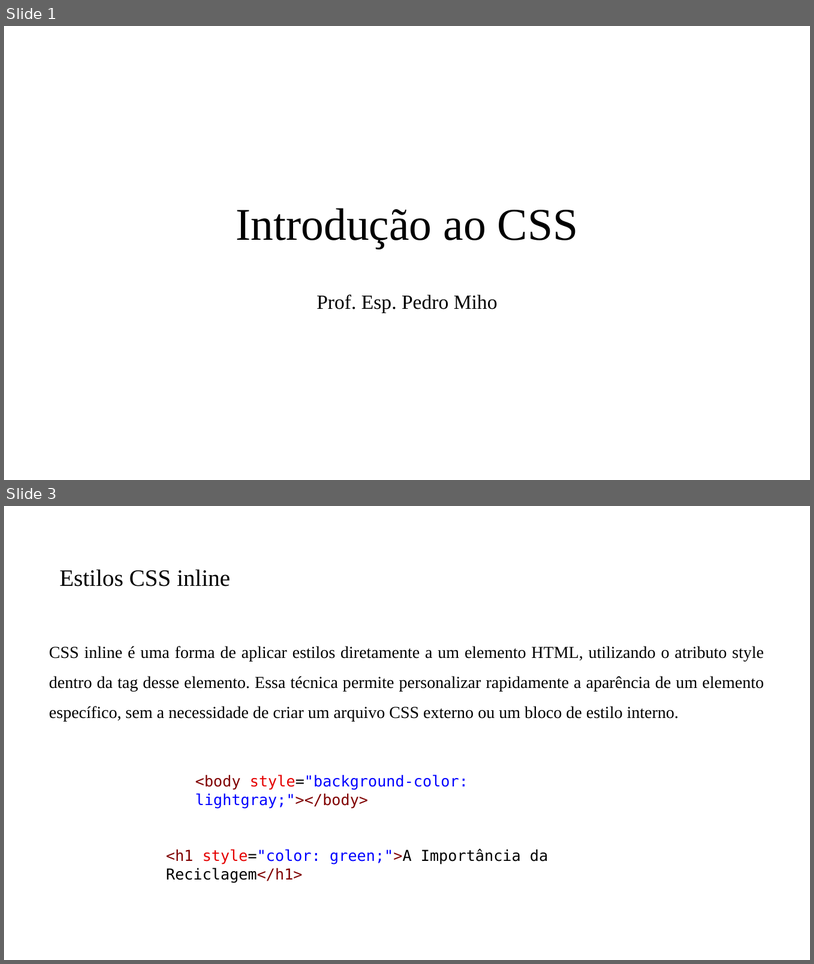
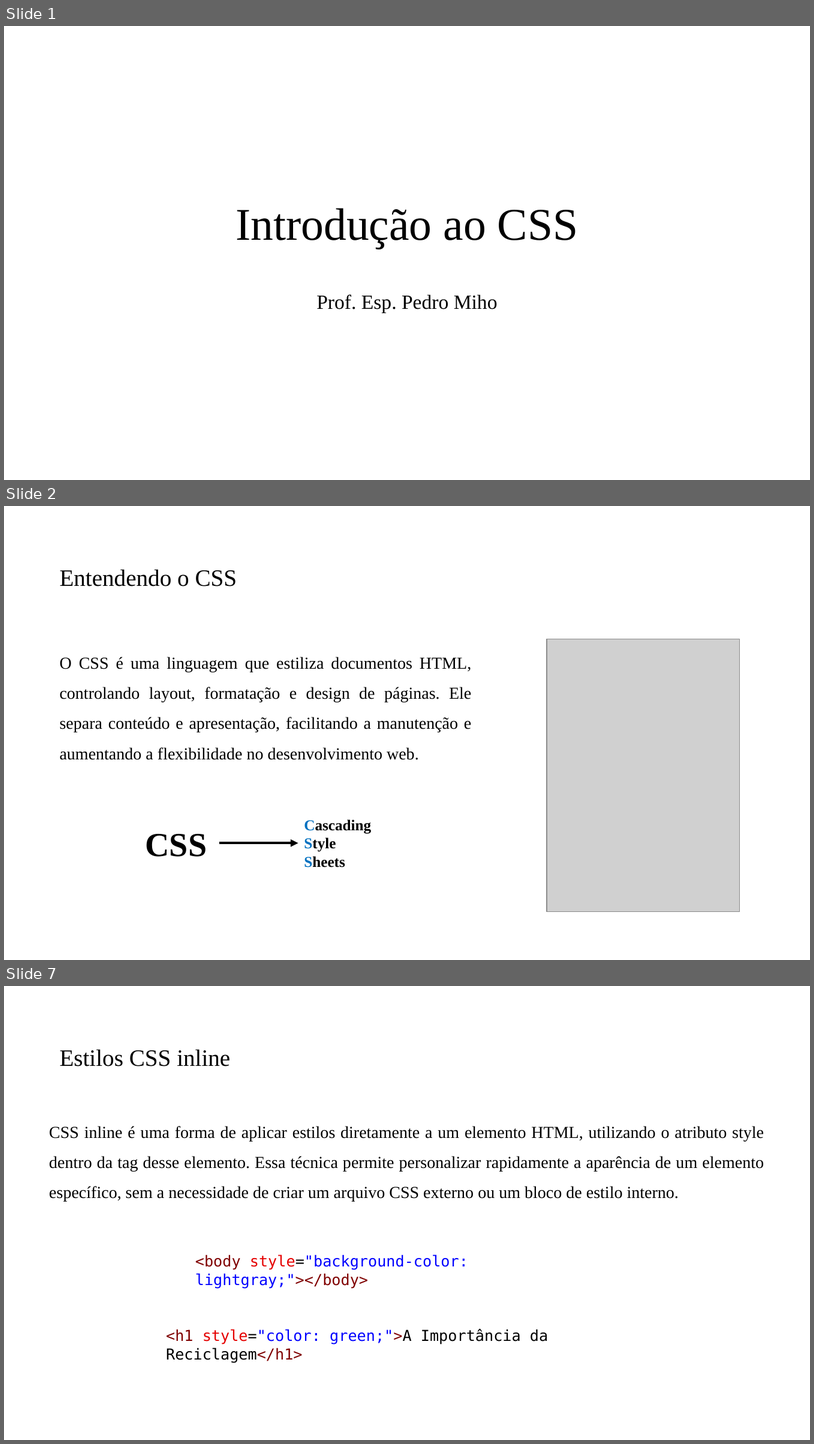
Before and after one commit to PedroMiho/Logica-de-Programacao, a slide deck: Módulo 01 - HTML e CSS/Aula 04 - Introdução ao CSS/Introdução ao CSS.pptx. Shown one above the other, each under a label of ours: slides 1 and 3 before the commit, slides 1, 2 and 7 after it; the slides between them are not shown. The pictures are 814x964 and 814x1444 pixels, drawn with LibreOffice and Linux fonts; fonts in the diff are those of the drawing; grey boxes stand for pictures; background and template pictures are left out. Boxes give left, top, right and bottom in pixels: in the first picture for what was removed or moved away, otherwise in the second. Text is boxed around its words. In the diff, an @@ line names an element or a change of style, - is before the commit and + after.

```diff
--- a/Módulo 01 - HTML e CSS/Aula 04 - Introdução ao CSS/Introdução ao CSS.pptx
+++ b/Módulo 01 - HTML e CSS/Aula 04 - Introdução ao CSS/Introdução ao CSS.pptx
@@ slide 2 added at (4,506,810,960), background #FFFFFF @@
@@ title added at (60,569,237,586), 28 pt, text #000000 @@
+Entendendo o CSS
@@ picture added at (547,639,740,912) @@
@@ text added at (60,657,471,760), 20 pt, text #000000 @@
+O CSS é uma linguagem que estiliza documentos HTML, controlando layout, formatação e design de páginas. Ele separa conteúdo e apresentação, facilitando a manutenção e aumentando a flexibilidade no desenvolvimento web.
@@ text added at (304,819,371,867), 18 pt, text #000000, bold @@
+Cascading
+Style
+Sheets
@@ text added at (146,834,207,856), 40 pt, text #000000, bold @@
+CSS
@@ arrow added from (219, 843) to (299, 843), #000000 3 pt @@
@@ what was slide 3 is now slide 7 @@
```
Also in this commit, not shown: 4 other slides added, 1 slide removed, 2 other files.
